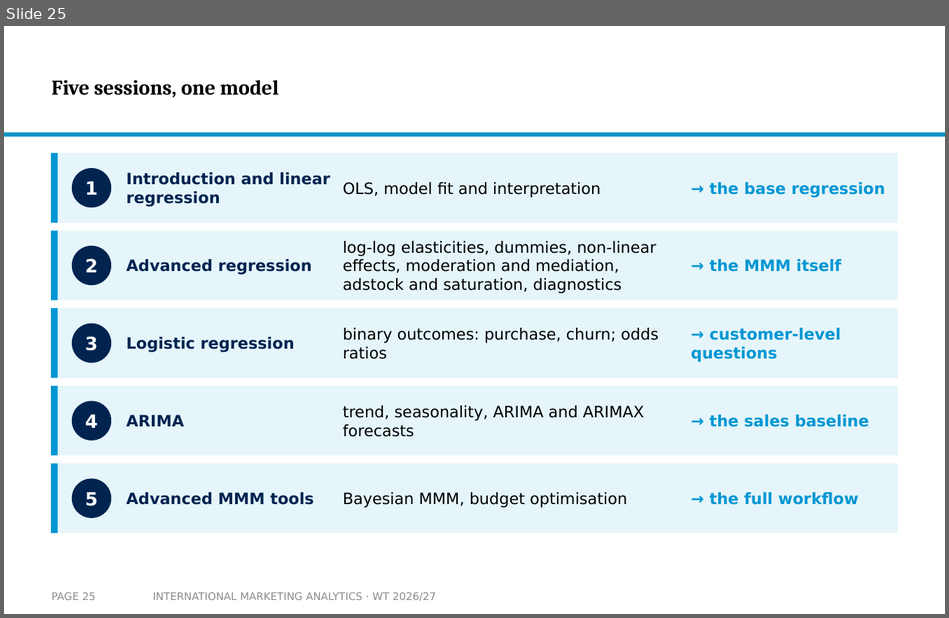
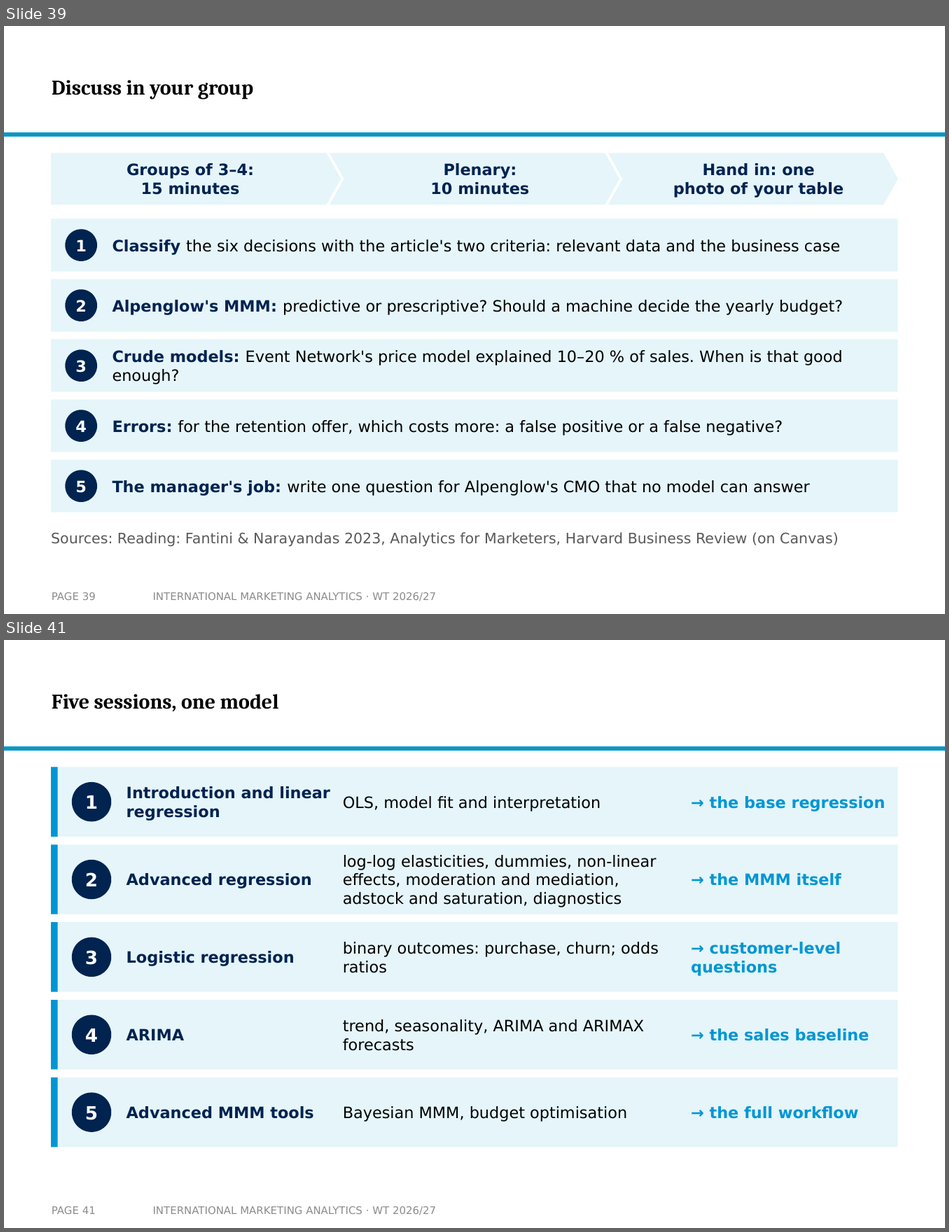
Before and after one commit to arnefloh-wu/International-Marketing-Analytics, a slide deck: slides/02a_intro-to-mmm_WT26-27.pptx. Shown one above the other, each under a label of ours: slide 25 before the commit, slides 39 and 41 after it; the slides between them are not shown. The pictures are 949x618 and 949x1232 pixels, drawn with LibreOffice and Linux fonts; fonts in the diff are those of the drawing; background and template pictures are left out. Boxes give left, top, right and bottom in pixels: in the first picture for what was removed or moved away, otherwise in the second. Text is boxed around its words. In the diff, an @@ line names an element or a change of style, - is before the commit and + after.

```diff
--- a/slides/02a_intro-to-mmm_WT26-27.pptx
+++ b/slides/02a_intro-to-mmm_WT26-27.pptx
@@ slide 39 added at bbox=[4, 26, 945, 614], background #FFFFFF; not listed: 1 template element that a slide beside it also shows @@
@@ title added at bbox=[52, 80, 253, 100], 16 pt, text #000000, bold @@
+Discuss in your group
@@ pentagon arrow added at bbox=[51, 153, 341, 204], fill #E5F5FA, 12 pt, text #002350, bold @@
+Groups of 3–4:
+15 minutes
@@ chevron added at bbox=[330, 153, 619, 204], fill #E5F5FA, 12 pt, text #002350, bold @@
+Plenary:
+10 minutes
@@ chevron added at bbox=[608, 153, 898, 204], fill #E5F5FA, 12 pt, text #002350, bold @@
+Hand in: one
+photo of your table
@@ rectangle added at bbox=[51, 219, 898, 272], fill #E5F5FA @@
@@ ellipse added at bbox=[65, 229, 97, 261], fill #002350, 12 pt, text #FFFFFF, bold @@
+1
@@ text added at bbox=[112, 240, 840, 255], 12 pt, text #000000 @@
+Classify the six decisions with the article's two criteria: relevant data and the business case
@@ rectangle added at bbox=[51, 279, 898, 332], fill #E5F5FA @@
@@ ellipse added at bbox=[65, 289, 97, 321], fill #002350, 12 pt, text #FFFFFF, bold @@
+2
@@ text added at bbox=[112, 300, 843, 315], 12 pt, text #000000 @@
+Alpenglow's MMM: predictive or prescriptive? Should a machine decide the yearly budget?
@@ rectangle added at bbox=[51, 340, 898, 392], fill #E5F5FA @@
@@ ellipse added at bbox=[65, 349, 97, 382], fill #002350, 12 pt, text #FFFFFF, bold @@
+3
@@ text added at bbox=[112, 350, 843, 384], 12 pt, text #000000 @@
+Crude models: Event Network's price model explained 10–20 % of sales. When is that good enough?
@@ rectangle added at bbox=[51, 400, 898, 452], fill #E5F5FA @@
@@ ellipse added at bbox=[65, 410, 97, 442], fill #002350, 12 pt, text #FFFFFF, bold @@
+4
@@ text added at bbox=[112, 420, 782, 436], 12 pt, text #000000 @@
+Errors: for the retention offer, which costs more: a false positive or a false negative?
@@ rectangle added at bbox=[51, 460, 898, 512], fill #E5F5FA @@
@@ ellipse added at bbox=[65, 470, 97, 502], fill #002350, 12 pt, text #FFFFFF, bold @@
+5
@@ text added at bbox=[112, 480, 810, 496], 12 pt, text #000000 @@
+The manager's job: write one question for Alpenglow's CMO that no model can answer
@@ text added at bbox=[51, 532, 838, 547], 11 pt, text #595959 @@
+Sources: Reading: Fantini & Narayandas 2023, Analytics for Marketers, Harvard Business Review (on Canvas)
@@ page number added at bbox=[52, 592, 96, 600], 8 pt, text #8C8C8C @@
+PAGE 39
@@ text added at bbox=[153, 592, 436, 601], 8 pt, text #8C8C8C @@
+INTERNATIONAL MARKETING ANALYTICS · WT 2026/27
@@ what was slide 25 is now slide 41 @@
@@ page number at bbox=[52, 1206, 96, 1214]: text changed @@
-PAGE 25
+PAGE 41
```
Also in this commit, not shown: 6 slides changed, 15 other slides added, 25 other files.
